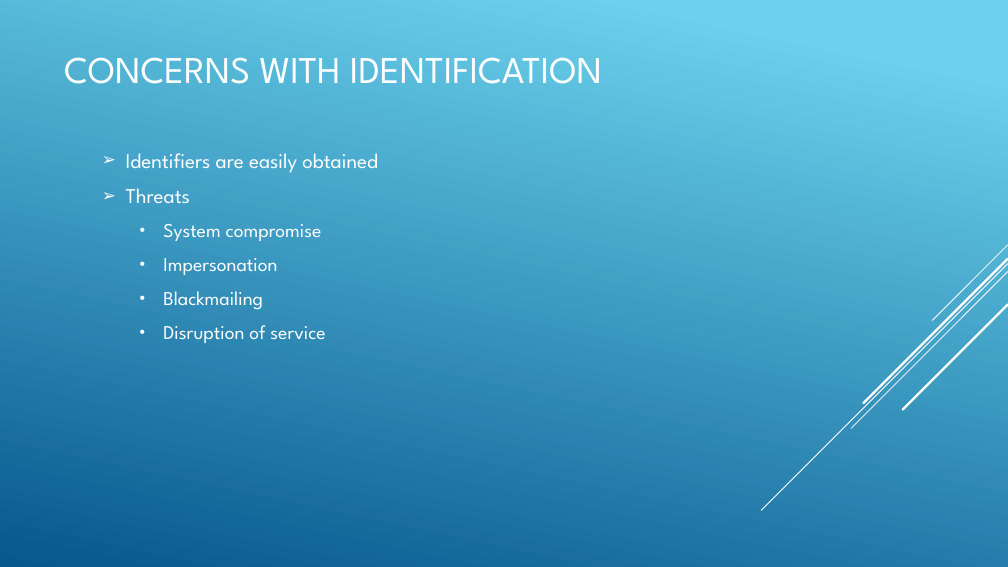
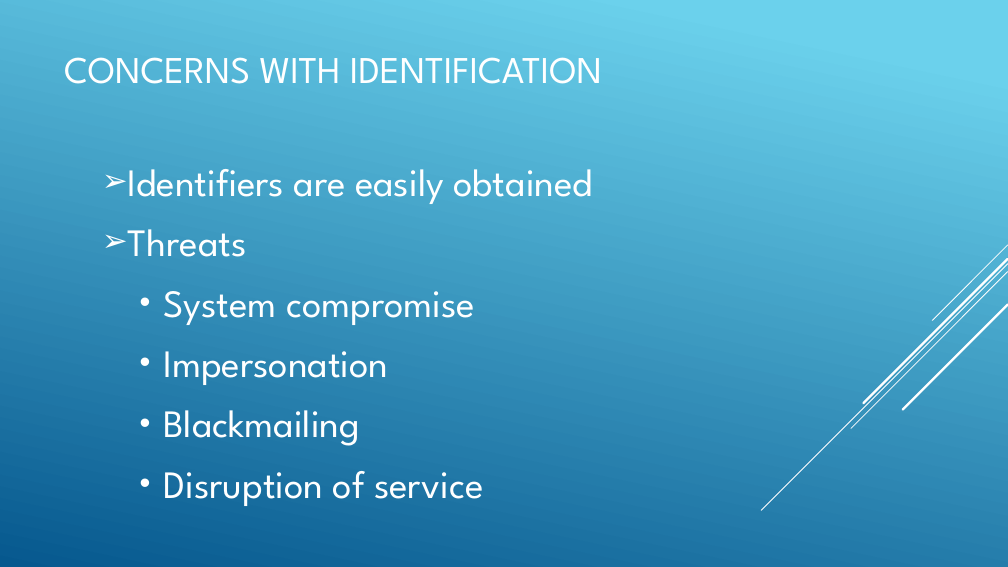
Before and after one commit to Kylisville/Repository-of-Kylis, a slide deck: slide 3 of Identification and authentication.pptx. Drawn at 1008x567 pixels with LibreOffice and Linux fonts; fonts in the diff are those of the drawing. Boxes give left, top, right and bottom in pixels: in the first picture for what was removed or moved away, otherwise in the second. Text is boxed around its words. In the diff, an @@ line names an element or a change of style, - is before the commit and + after.

```diff
--- a/Identification and authentication.pptx
+++ b/Identification and authentication.pptx
@@ text "Identifiers are easily obtained" at [128, 169, 593, 506]: size 20 to 36.9 pt in "Identifiers are easily obtained", "Threats"; size 18.8 to 36.9 pt in "System compromise", "Impersonation", "Blackmailing", "Disruption of service"; more space between paragraphs @@
```
Also in this commit, not shown: 1 other slide changed, 8 slides added.
